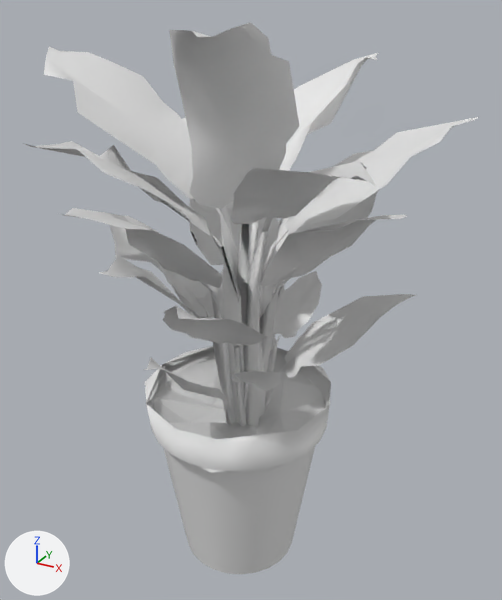
An edit to the COLLADA model src/gcs_bringup/dae/potted_plant.dae, drawn before and after from the same camera.
The view is the same before and after, from a 50 mm camera at (0.543, -0.931, 0.976) aimed at (0.023, 0.013, 0.504). Arrows for +X, +Y and +Z are at lower left; the lights stay in place.

The first picture shows 'POT'.
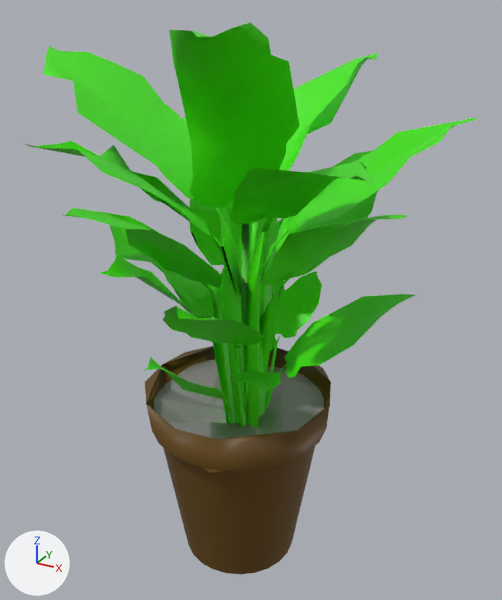
The change in detail:
Material 'Pot' (mat_pot) changes colour from white #e7e7e7 to brown #624405; in linear values from (0.8, 0.8, 0.8) to (0.122, 0.057, 0.00157).
Material 'Dirt' (mat_dirt) changes colour from white #e7e7e7 to grey #9f9d9d; in linear values from (0.8, 0.8, 0.8) to (0.349, 0.339, 0.335).
Material 'Leaf' (mat_leaf) changes colour from white #e7e7e7 to green #45e700; in linear values from (0.8, 0.8, 0.8) to (0.0593, 0.801, 0.0).

Pixel boxes (x1, y1, x2, y2) of what changed, in the pictures (502 x 600 px):
'POT', recoloured (grey to green)
    both: (27, 22, 478, 574)
